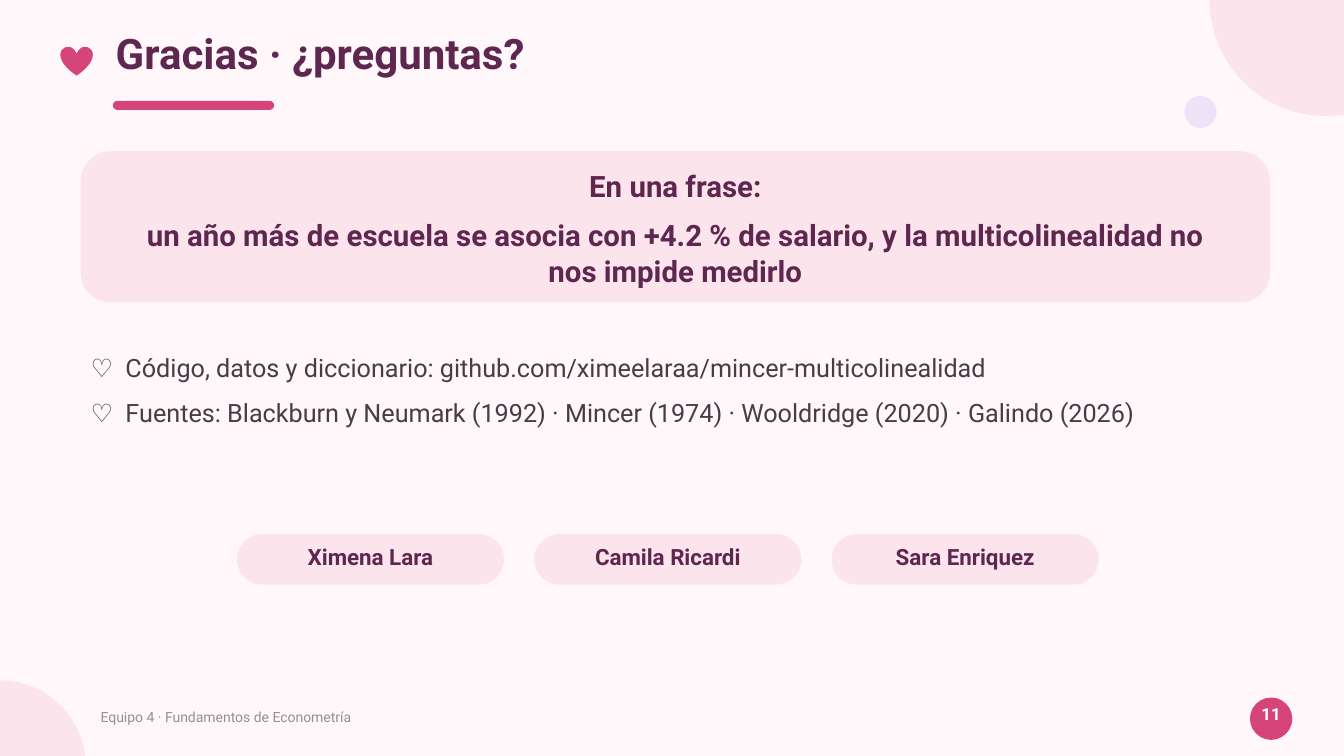
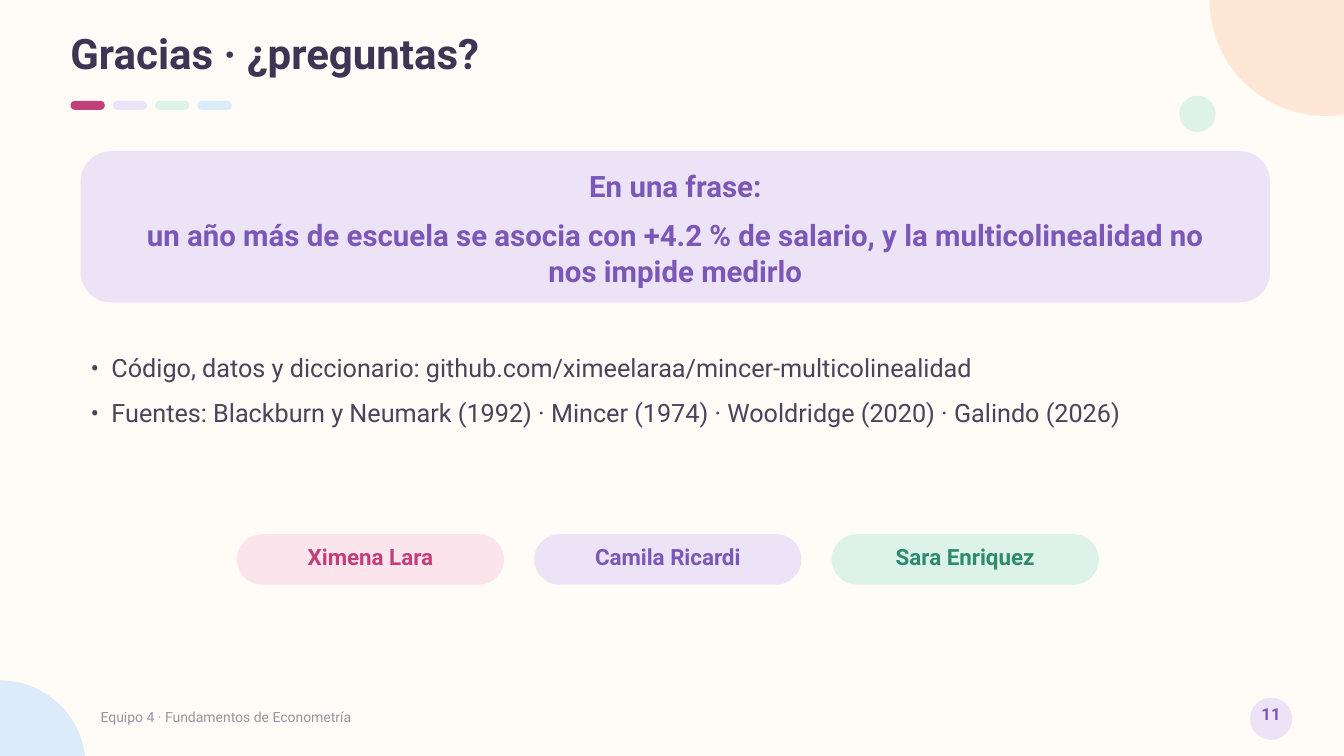
Before and after one commit to ximeelaraa/mincer-multicolinealidad, a slide deck: slide 11 of Presentacion_Final.pptx. Drawn at 1344x756 pixels with LibreOffice and Linux fonts; fonts in the diff are those of the drawing. Boxes give left, top, right and bottom in pixels: in the first picture for what was removed or moved away, otherwise in the second. Text is boxed around its words. In the diff, an @@ line names an element or a change of style, - is before the commit and + after.

```diff
--- a/Presentacion_Final.pptx
+++ b/Presentacion_Final.pptx
@@ background #FFF7FA to #FFFBF7 @@
@@ text "Gracias · ¿preguntas?": place and size @@
-text "Gracias · ¿preguntas?" at (116,38,524,78)
+text "Gracias · ¿preguntas?" at (70,38,479,78)
@@ text "Gracias · ¿preguntas?" at (70,38,479,78): text colour #5E2750 to #3D3553 @@
@@ ellipse at (1210,0,1344,116): fill #FCE4EC to #FFE7D6 @@
@@ heart removed at (60,46,93,76) @@
@@ rounded rectangle added at (71,101,105,110), fill #C2407A @@
@@ rounded rectangle removed at (113,101,274,110) @@
@@ rounded rectangle added at (113,101,147,110), fill #EDE3F7 @@
@@ rounded rectangle added at (155,101,190,110), fill #DDF3EA @@
@@ rounded rectangle added at (198,101,232,110), fill #DCEBFA @@
@@ ellipse: place and size @@
-ellipse at (1185,96,1217,128)
+ellipse at (1180,96,1216,132)
@@ ellipse at (1180,96,1216,132): fill #EDE3F7 to #DDF3EA @@
@@ rounded rectangle at (81,151,1270,302): fill #FCE4EC to #EDE3F7 @@
@@ text "En una frase:" at (147,174,1203,288): text colour #5E2750 to #7B57B8 @@
@@ text at (111,358,1120,428): text changed; text colour #4A3B47 to #4A4458 @@
-♡ Código, datos y diccionario: github.com/ximeelaraa/mincer-multicolinealidad
-♡ Fuentes: Blackburn y Neumark (1992) · Mincer (1974) · Wooldridge (2020) · Galindo (2026)
+• Código, datos y diccionario: github.com/ximeelaraa/mincer-multicolinealidad
+• Fuentes: Blackburn y Neumark (1992) · Mincer (1974) · Wooldridge (2020) · Galindo (2026)
@@ text "Ximena Lara" at (308,548,433,565): text colour #5E2750 to #C2407A @@
@@ text "Camila Ricardi" at (595,548,740,565): text colour #5E2750 to #7B57B8 @@
@@ rounded rectangle at (534,534,802,585): fill #FCE4EC to #EDE3F7 @@
@@ text "Sara Enriquez" at (896,548,1035,570): text colour #5E2750 to #2E8B6E @@
@@ rounded rectangle at (832,534,1099,585): fill #FCE4EC to #DDF3EA @@
@@ ellipse at (0,681,86,756): fill #FCE4EC to #DCEBFA @@
@@ text "11" at (1261,708,1280,720): text colour #FFFFFF to #7B57B8 @@
@@ ellipse at (1250,698,1293,740): fill #D6457A to #EDE3F7 @@
```
Also in this commit, not shown: 10 other slides changed, 8 other files.
